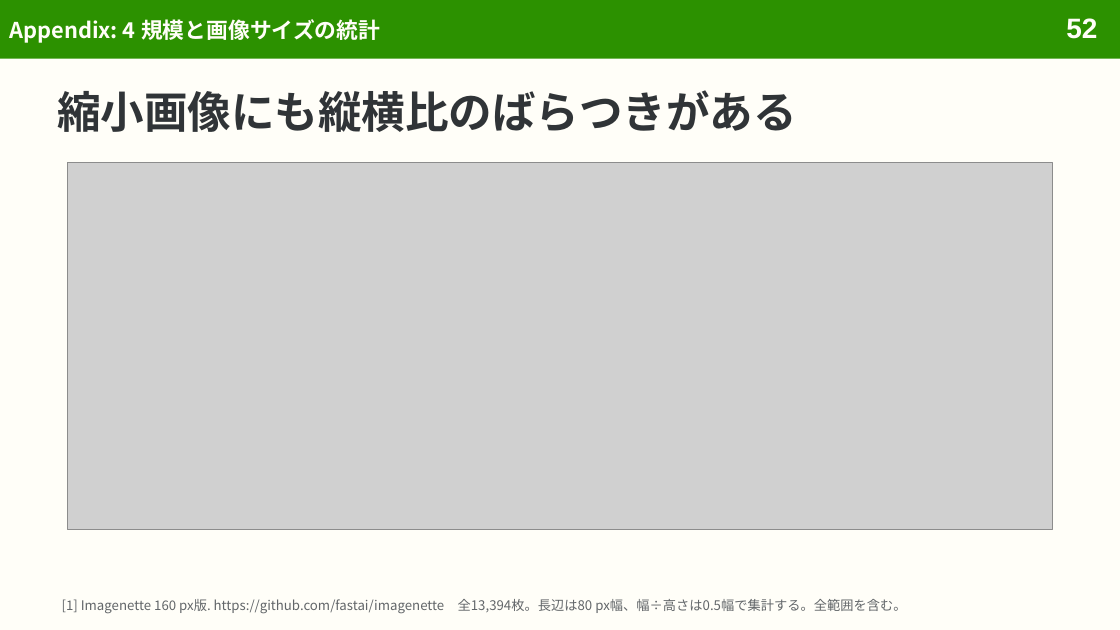
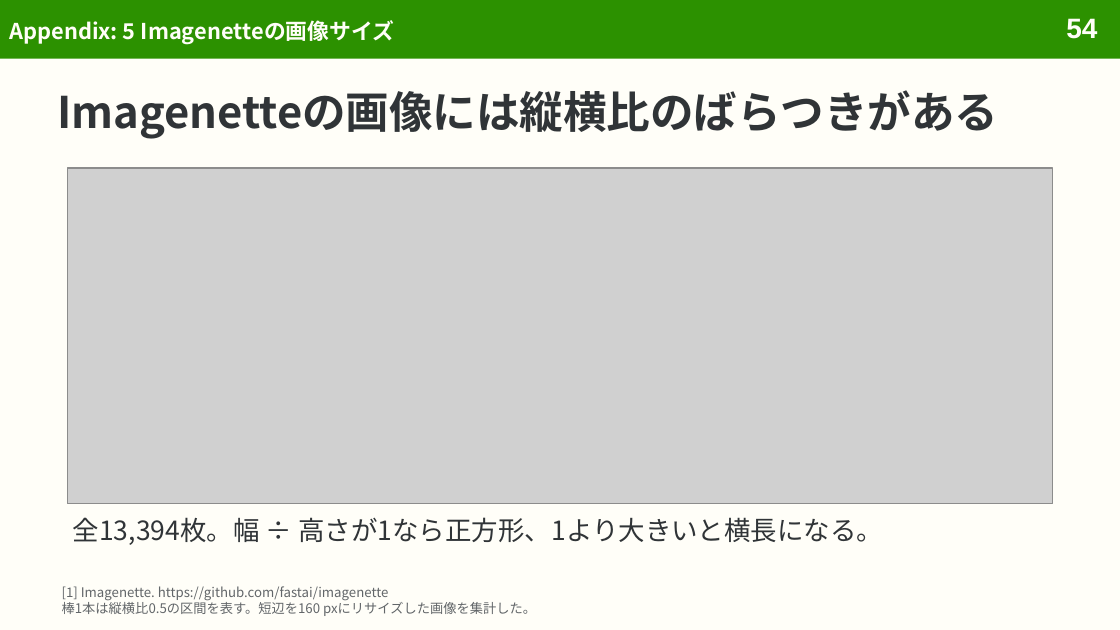
Before and after one commit to sasakiy84/datasets-in-10-minutes, a slide deck: slide 54 of slides/datasets-in-10-minutes-imagenet.pptx (slide 52 before the commit). Drawn at 1120x630 pixels with LibreOffice and Linux fonts; fonts in the diff are those of the drawing; grey boxes stand for pictures. Boxes give left, top, right and bottom in pixels: in the first picture for what was removed or moved away, otherwise in the second. Text is boxed around its words. In the diff, an @@ line names an element or a change of style, - is before the commit and + after.

```diff
--- a/slides/datasets-in-10-minutes-imagenet.pptx
+++ b/slides/datasets-in-10-minutes-imagenet.pptx
@@ title at bbox=[9, 20, 394, 45]: text changed @@
-Appendix: 4 規模と画像サイズの統計
+Appendix: 5 Imagenetteの画像サイズ
@@ page number at bbox=[1066, 18, 1097, 39]: text changed @@
-52
+54
@@ title at bbox=[57, 90, 998, 139]: text changed @@
-縮小画像にも縦横比のばらつきがある
+Imagenetteの画像には縦横比のばらつきがある
@@ picture: place and size @@
-picture at bbox=[67, 162, 1053, 530]
+picture at bbox=[67, 168, 1053, 504]
@@ text at bbox=[73, 517, 883, 545]: text changed; size 8.5 to 17 pt; text colour #626669 to #303437 @@
-[1] Imagenette 160 px版. https://github.com/fastai/imagenette 全13,394枚。長辺は80 px幅、幅÷高さは0.5幅で集計する。全範囲を含む。
+全13,394枚。幅 ÷ 高さが1なら正方形、1より大きいと横長になる。
@@ text added at bbox=[62, 586, 536, 616], 8.5 pt, text #626669 @@
+[1] Imagenette. https://github.com/fastai/imagenette
+棒1本は縦横比0.5の区間を表す。短辺を160 pxにリサイズした画像を集計した。
```
Also in this commit, not shown: 54 other slides changed, 2 slides added, 10 other files.
